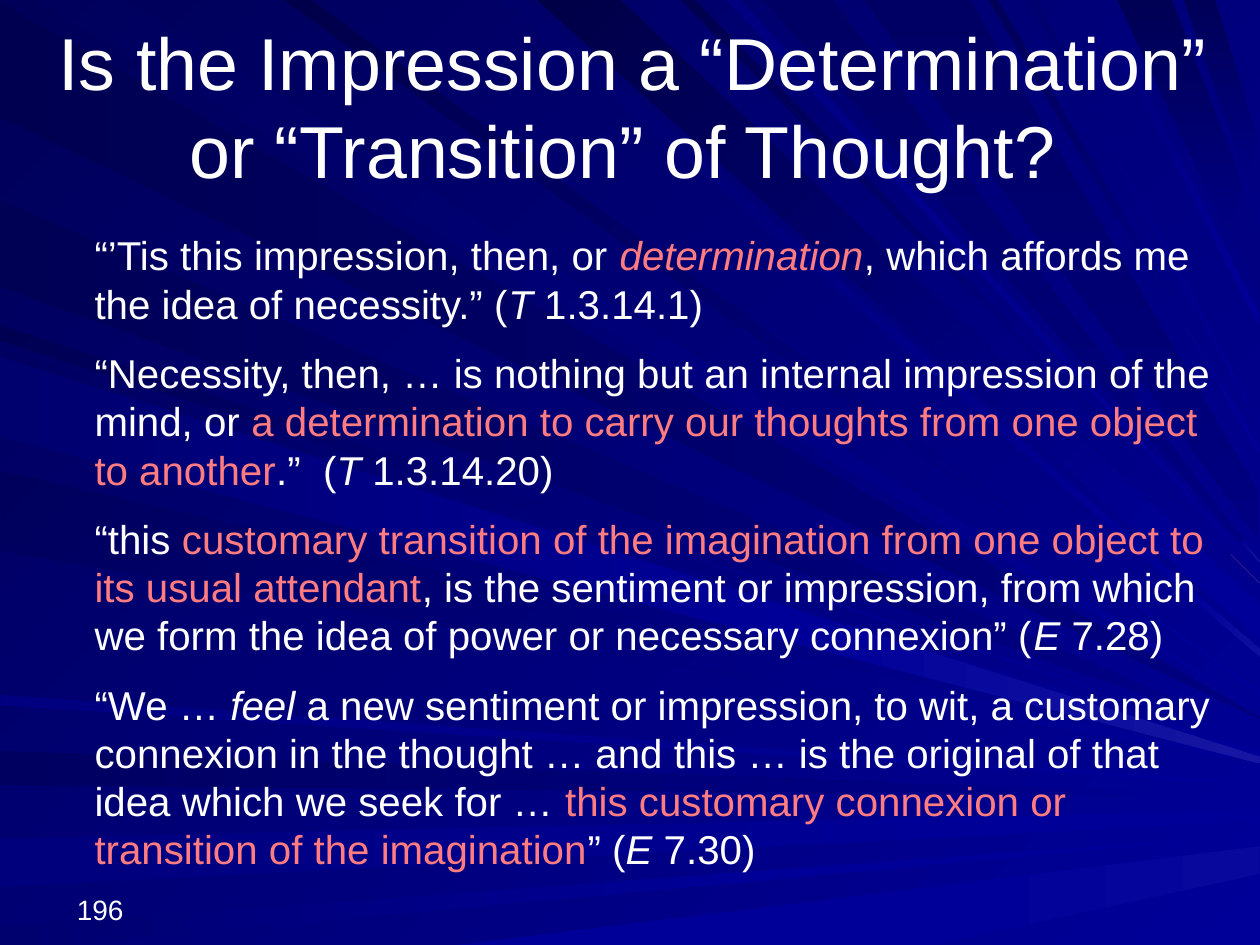
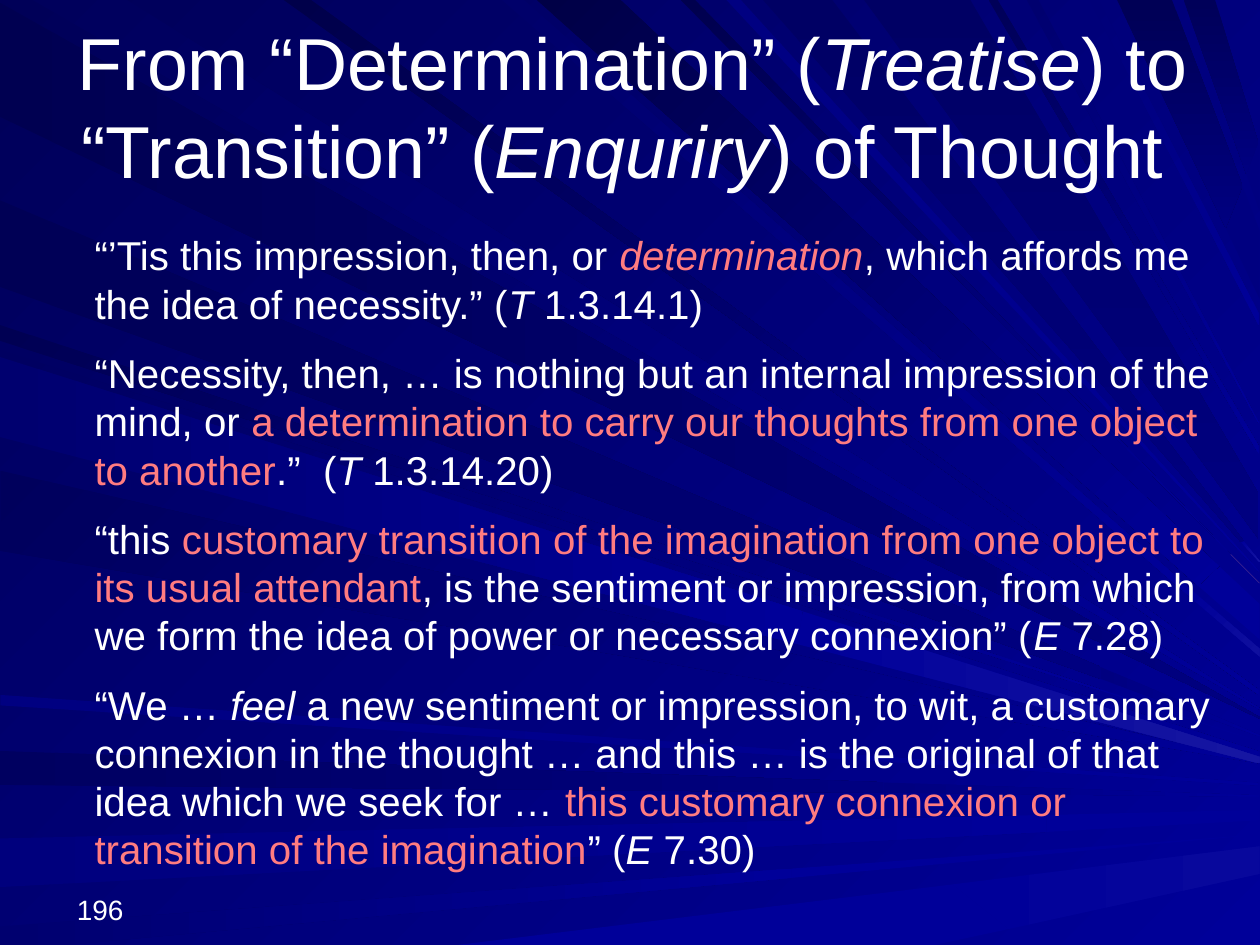
Before and after one commit to englishphilosophy/hume-texts-online, a slide deck: slide 196 of teaching/lectures/2024_Hume_MT_current.pptx. Drawn at 1260x945 pixels with LibreOffice and Linux fonts; fonts in the diff are those of the drawing. Boxes give left, top, right and bottom in pixels: in the first picture for what was removed or moved away, otherwise in the second. Text is boxed around its words. In the diff, an @@ line names an element or a change of style, - is before the commit and + after.

```diff
--- a/teaching/lectures/2024_Hume_MT_current.pptx
+++ b/teaching/lectures/2024_Hume_MT_current.pptx
@@ title at box(78, 36, 1187, 192): text changed @@
-Is the Impression a “Determination” or “Transition” of Thought?
+From “Determination” (Treatise) to “Transition” (Enquriry) of Thought
```
Also in this commit, not shown: 6 other slides changed, 54 slides added, 1 other file.
